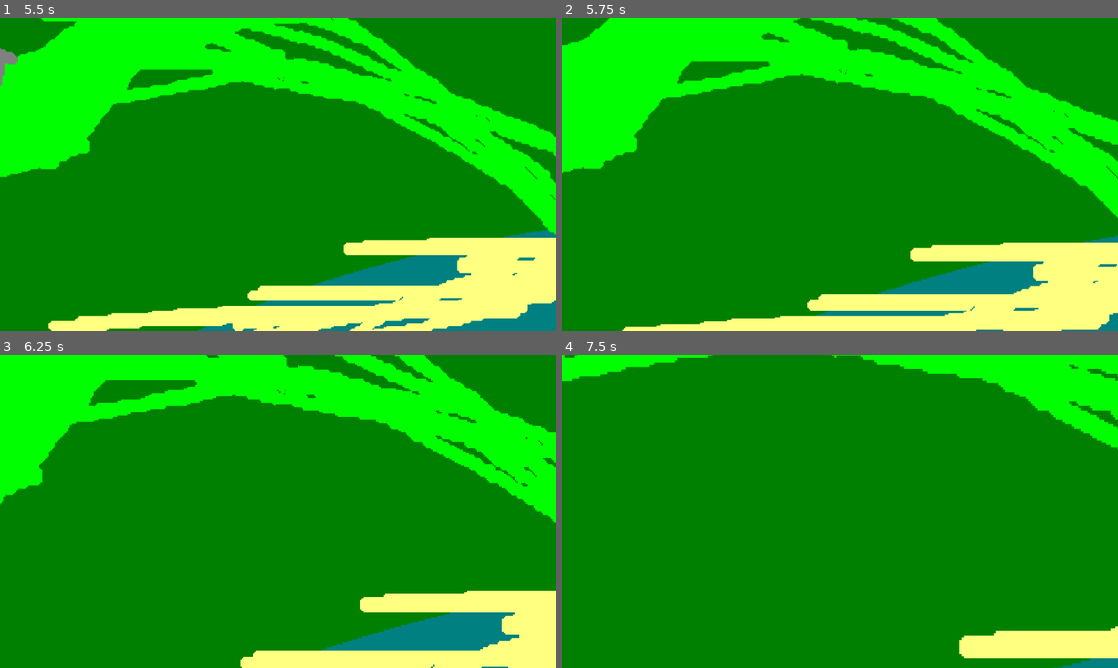
Above: before the commit, frames 1-4 (two rows, left to right).
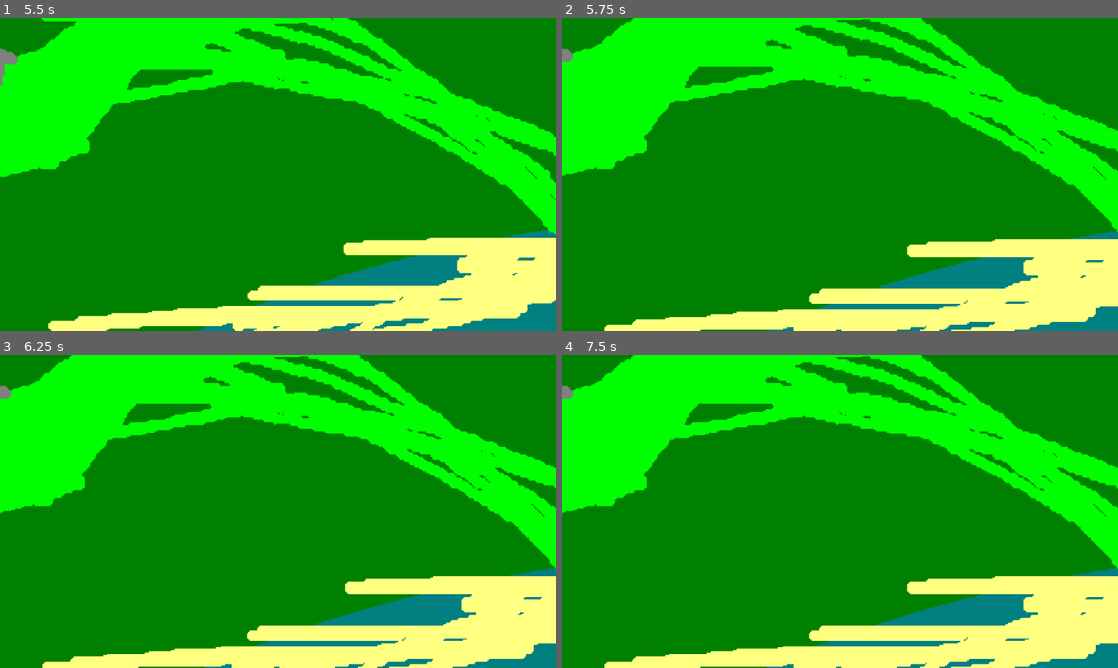
Above: after the commit, the same moments.

Repository: kettle-7/WhereIsSpund
Game: Godot game, scene res://titlescreen.tscn
The game is run twice, just before and just after one commit, with the same random seed, the same clock (stepped at 60 frames per second) and the same inputs.
Inputs:
- Up to frame 1 (5.5 s): click "play" at 0.5 s; hold D (right) 1.28-2.78 s; tap Z (z) every 0.75 s from 1.35 to 5.1 s; tap W (up) at 1.52, 2.27, 3.77, 4.52, 5.27 s; hold A (left) 2.78-3.53 s; hold D (right) 3.53-5.03 s; hold A (left) from 5.03 s (still down)
- Up to frame 2 (5.75 s): keep holding A (left)
- Up to frame 3 (6.25 s): release A (left) at 5.78 s; hold D (right) from 5.78 s (still down); tap Z (z) at 5.85 s
- Up to frame 4 (7.5 s): release D (right) at 6.53 s; hold A (left) from 6.53 s (still down); tap Z (z) at 6.6, 7.35 s; tap W (up) at 6.77 s

Frame 1 is identical in both runs. In frame 2, 13% of the frame differs, in the area x 0-100%, y 0-100%; in frame 3, 27%; in frame 4, 41%.

Commit message:
changes to some things

Diff:
--- a/openingcutscene.gd
+++ b/openingcutscene.gd
@@ -1,6 +1,7 @@
 extends Node2D
 
 @onready var camera: Camera2D = $MainCamera;
+@onready var stageTimer: Timer = $StageTimer;
 
 var stage = 0;
 
@@ -11,5 +12,15 @@
 
 # Called every frame. 'delta' is the elapsed time since the previous frame.
 func _process(delta: float) -> void:
-	camera.set_zoom(camera.get_zoom() * Vector2(1.005, 1.005))
+	if (stage == 0):
+		camera.set_zoom(camera.get_zoom() * Vector2(1.005, 1.005))
+	elif (stage == 2):
+		camera.set_zoom(camera.get_zoom() / Vector2(1.005, 1.005))
 	pass
+
+
+func _on_stage_timer_timeout() -> void:
+	stage += 1;
+	if (stage == 4):
+		get_tree().change_scene_to_file("res://main.tscn")
+	pass # Replace with function body.
--- a/openingcutscene.tscn
+++ b/openingcutscene.tscn
@@ -31,3 +31,10 @@
 position = Vector2(-598, -16)
 scale = Vector2(0.855, 1)
 texture = ExtResource("3_e4hus")
+
+[node name="StageTimer" type="Timer" parent="."]
+process_callback = 0
+wait_time = 5.0
+autostart = true
+
+[connection signal="timeout" from="StageTimer" to="." method="_on_stage_timer_timeout"]
--- a/titlescreen.tscn
+++ b/titlescreen.tscn
@@ -6,6 +6,7 @@
 
 [sub_resource type="SystemFont" id="SystemFont_jhljc"]
 font_names = PackedStringArray("Comic Sans MS")
+subpixel_positioning = 0
 
 [sub_resource type="LabelSettings" id="LabelSettings_364g7"]
 font = SubResource("SystemFont_jhljc")
